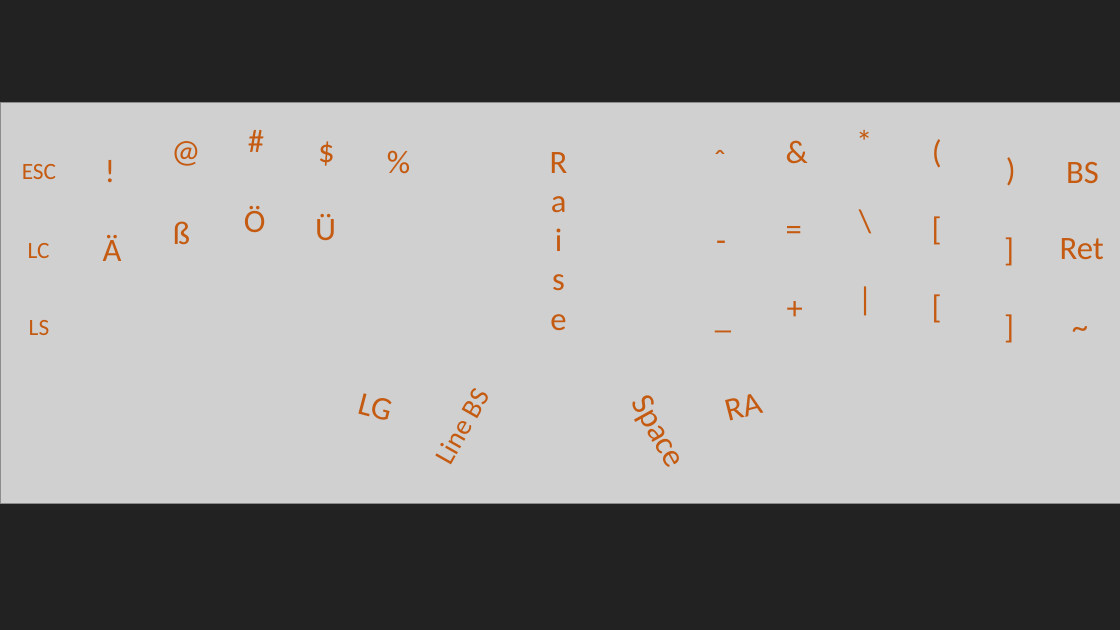
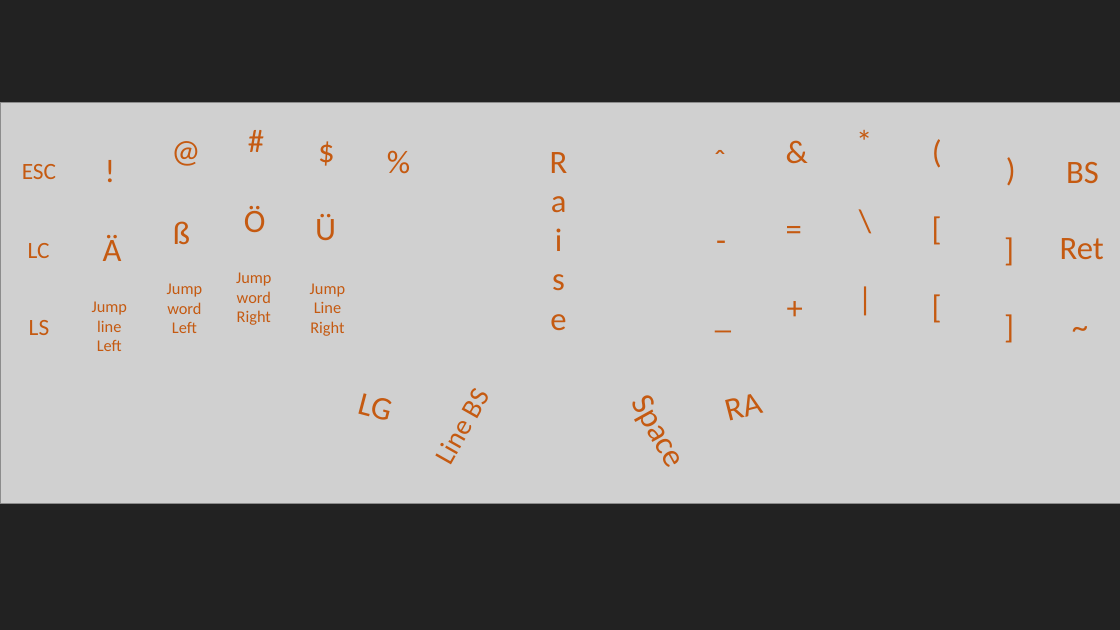
Before and after one commit to KarasVladyslav/ZMK_branch, a slide deck: slide 3 of crkbd layout.pptx. Drawn at 1120x630 pixels with LibreOffice and Linux fonts; fonts in the diff are those of the drawing; grey boxes stand for pictures. Boxes give left, top, right and bottom in pixels: in the first picture for what was removed or moved away, otherwise in the second. Text is boxed around its words. In the diff, an @@ line names an element or a change of style, - is before the commit and + after.

```diff
--- a/crkbd layout.pptx
+++ b/crkbd layout.pptx
@@ text added at [167, 283, 202, 333], 14 pt, text #C55A11 @@
+Jump word
+Left
@@ text added at [236, 272, 271, 325], 14 pt, text #C55A11 @@
+Jump word
+Right
@@ text added at [310, 283, 345, 336], 14 pt, text #C55A11 @@
+Jump Line
+Right
@@ text added at [92, 301, 127, 351], 14 pt, text #C55A11 @@
+Jump line
+Left
```
Also in this commit, not shown: 1 other file.
